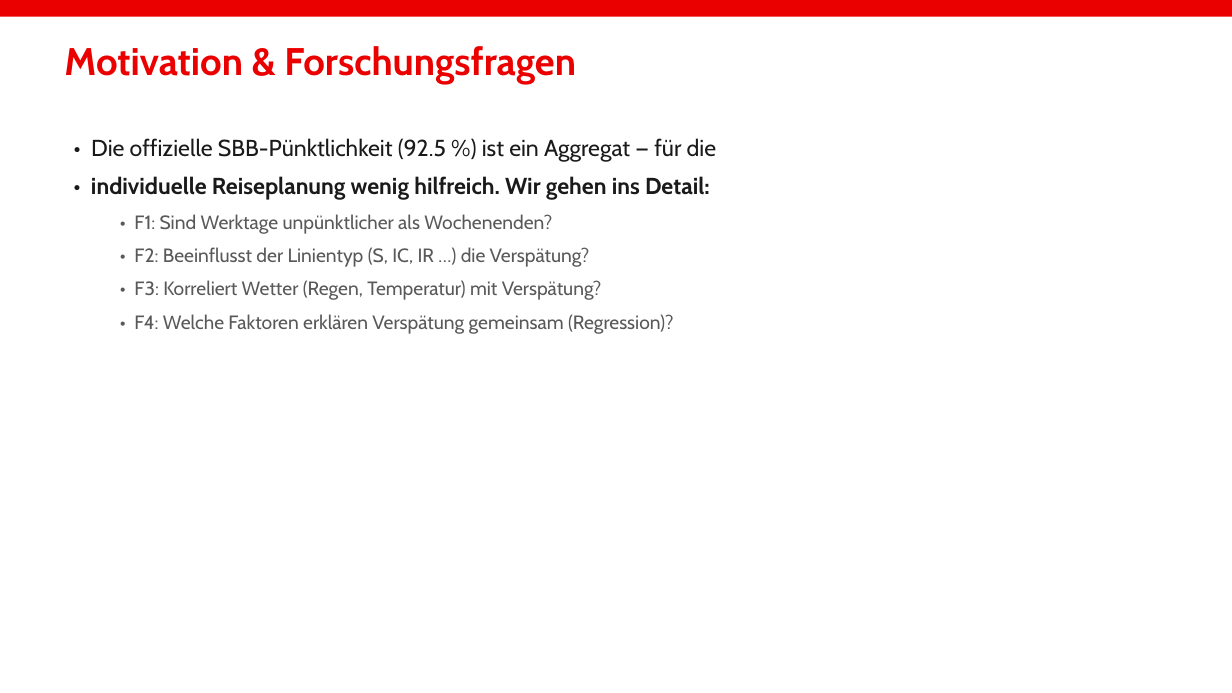
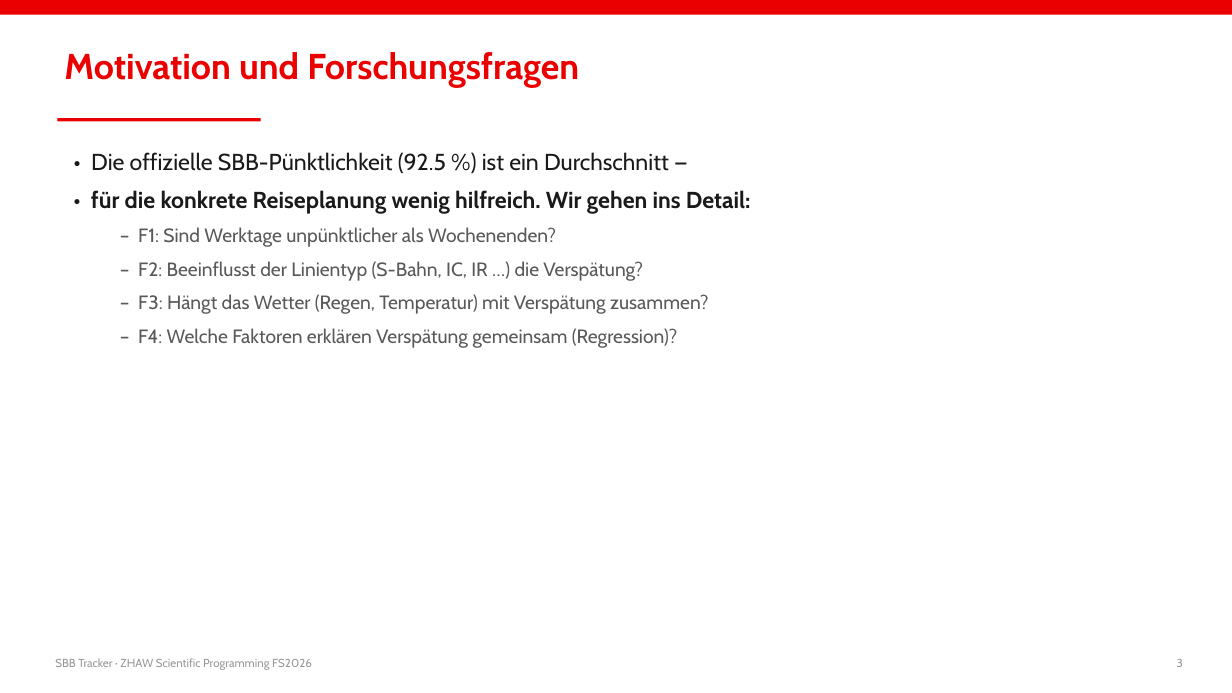
Before and after one commit to Mrgincinamon/SBB-Tracking, a slide deck: slide 3 of presentation/SBB_Tracker_Praesentation.pptx. Drawn at 1232x693 pixels with LibreOffice and Linux fonts; fonts in the diff are those of the drawing. Boxes give left, top, right and bottom in pixels: in the first picture for what was removed or moved away, otherwise in the second. Text is boxed around its words. In the diff, an @@ line names an element or a change of style, - is before the commit and + after.

```diff
--- a/presentation/SBB_Tracker_Praesentation.pptx
+++ b/presentation/SBB_Tracker_Praesentation.pptx
@@ text at bbox=[64, 52, 579, 88]: text changed; size 30 to 28 pt @@
-Motivation & Forschungsfragen
+Motivation und Forschungsfragen
@@ rectangle added at bbox=[57, 118, 261, 121], fill #EB0000 @@
@@ text at bbox=[91, 152, 751, 347]: text changed @@
-• Die offizielle SBB-Pünktlichkeit (92.5 %) ist ein Aggregat — für die
-• individuelle Reiseplanung wenig hilfreich. Wir gehen ins Detail:
-  • F1: Sind Werktage unpünktlicher als Wochenenden?
-  • F2: Beeinflusst der Linientyp (S, IC, IR …) die Verspätung?
-  • F3: Korreliert Wetter (Regen, Temperatur) mit Verspätung?
-  • F4: Welche Faktoren erklären Verspätung gemeinsam (Regression)?
+• Die offizielle SBB-Pünktlichkeit (92.5 %) ist ein Durchschnitt —
+• für die konkrete Reiseplanung wenig hilfreich. Wir gehen ins Detail:
+  – F1: Sind Werktage unpünktlicher als Wochenenden?
+  – F2: Beeinflusst der Linientyp (S-Bahn, IC, IR …) die Verspätung?
+  – F3: Hängt das Wetter (Regen, Temperatur) mit Verspätung zusammen?
+  – F4: Welche Faktoren erklären Verspätung gemeinsam (Regression)?
@@ text added at bbox=[55, 658, 312, 670], 9 pt, text #999999 @@
+SBB Tracker · ZHAW Scientific Programming FS2026
@@ text added at bbox=[1177, 659, 1183, 667], 9 pt, text #999999 @@
+3
```
Also in this commit, not shown: 13 other slides changed, 2 slides added, 2 slides removed, 1 other file.
